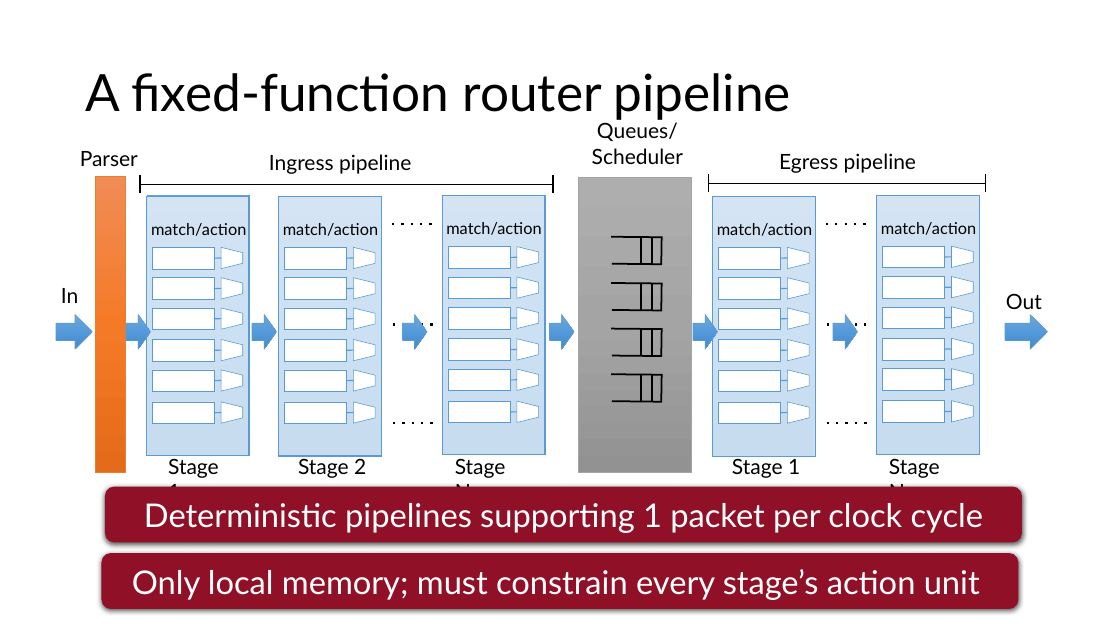
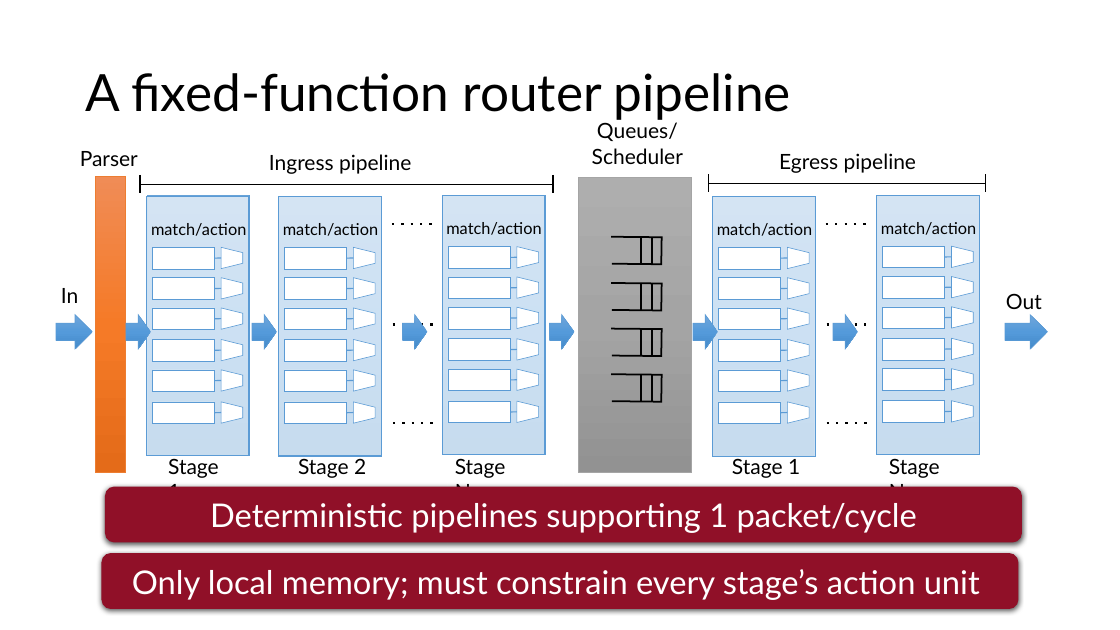
Before and after one commit to anirudhSK/pifo-domino-marple-ppts, a slide deck: slide 11 of combined_domino_pifo.pptx. Drawn at 1120x630 pixels with LibreOffice and Linux fonts; fonts in the diff are those of the drawing. Boxes give left, top, right and bottom in pixels: in the first picture for what was removed or moved away, otherwise in the second. Text is boxed around its words. In the diff, an @@ line names an element or a change of style, - is before the commit and + after.

```diff
--- a/combined_domino_pifo.pptx
+++ b/combined_domino_pifo.pptx
@@ text in rounded rectangle at box(210, 503, 917, 533): text changed @@
-Deterministic pipelines supporting 1 packet per clock cycle
+Deterministic pipelines supporting 1 packet/cycle
```
Also in this commit, not shown: 4 other slides changed.
